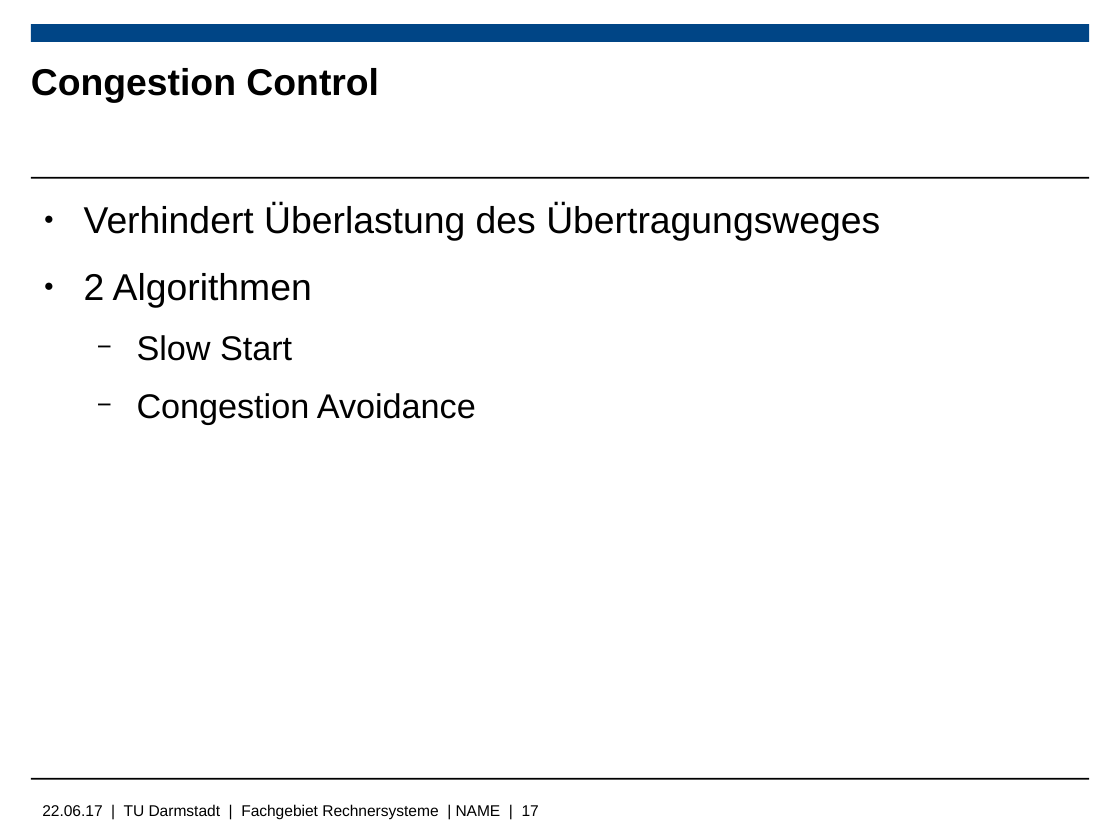
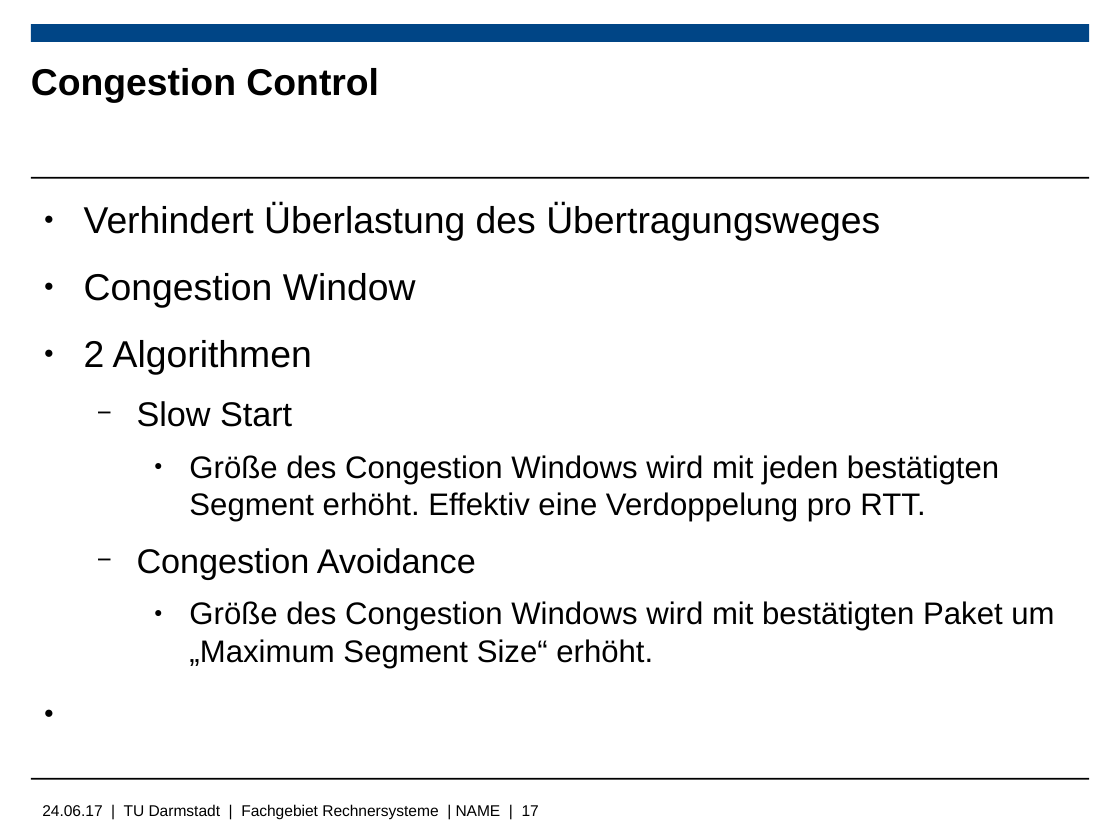
Before and after one commit to Wiero/Bachelorarbeit, a slide deck: slide 17 of Bachelorpräsenation.odp. Drawn at 1120x840 pixels with LibreOffice and Linux fonts; fonts in the diff are those of the drawing; background and template pictures are left out. Boxes give left, top, right and bottom in pixels: in the first picture for what was removed or moved away, otherwise in the second. Text is boxed around its words. In the diff, an @@ line names an element or a change of style, - is before the commit and + after.

Commit message:
add

```diff
--- a/Bachelorpräsenation.odp
+++ b/Bachelorpräsenation.odp
@@ text at bbox=[84, 273, 416, 308]: paragraph added @@
+● Congestion Window
@@ text at bbox=[189, 455, 999, 521]: paragraph added @@
+    ● Größe des Congestion Windows wird mit jeden bestätigten Segment erhöht. Effektiv eine Verdoppelung pro RTT.
@@ text at bbox=[189, 601, 1054, 668]: paragraph added @@
+    ● Größe des Congestion Windows wird mit bestätigten Paket um „Maximum Segment Size“ erhöht.
@@ text at bbox=[42, 804, 539, 819]: text changed @@
-22.06.17 | TU Darmstadt | Fachgebiet Rechnersysteme | NAME | 17
+24.06.17 | TU Darmstadt | Fachgebiet Rechnersysteme | NAME | 17
```
Also in this commit, not shown: 5 other slides changed, 3 slides added, 1 slide removed.
